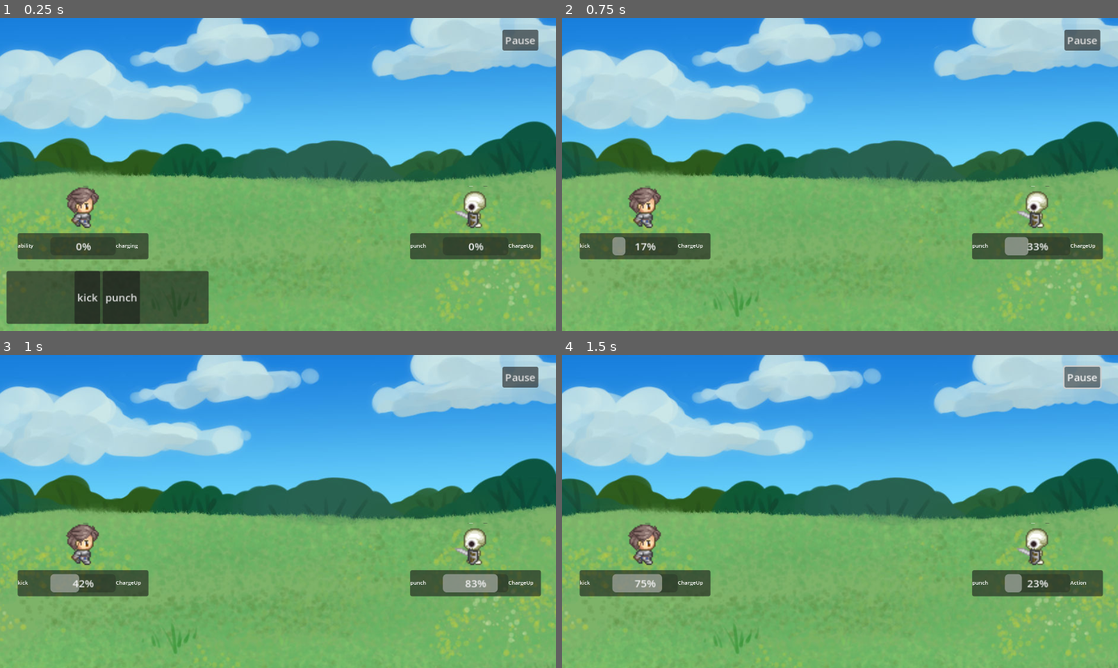
Above: before the commit, frames 1-4 (two rows, left to right).
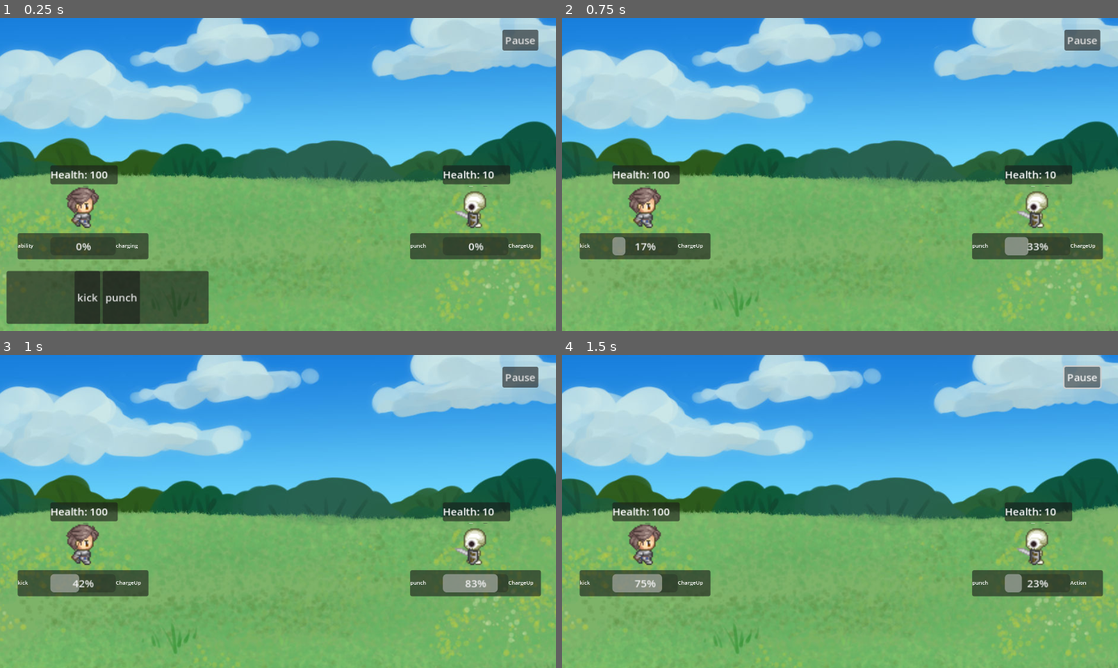
Above: after the commit, the same moments.

Repository: barnerd/RPG
Game: Godot game, scene res://BattleSystem/battle_system.tscn
The game is run twice, just before and just after one commit, with the same random seed, the same clock (stepped at 60 frames per second) and the same inputs. This scene is started directly instead of the project's main scene.
Inputs:
- Up to frame 1 (0.25 s): no input
- Up to frame 2 (0.75 s): click "kick" at 0.5 s
- Up to frame 3 (1 s): no input
- Up to frame 4 (1.5 s): click "Pause" at 1.25 s

The runs differ from the first frame. In frame 1, 1.5% of the frame differs, in the area x 9-92%, y 47-54%; in frame 2, 1.5%; in frame 3, 1.5%; in frame 4, 1.5%.

Commit message:
Battle System
Abilities do damage, actors have health, str, con, and can die. Battle will win or lose if one side is gone

Diff:
--- a/BattleSystem/Abilities/ability.gd
+++ b/BattleSystem/Abilities/ability.gd
@@ -4,6 +4,9 @@
 
 var state: AbilityData.State
 @onready var timer: Timer = $Timer
+
+var actor: BattleActor
+var targets: Array[BattleActor]: set = set_targets
 
 signal ability_finished()
 signal ability_state_changed(ability: Ability, old_state: AbilityData.State, new_state: AbilityData.State)
@@ -24,6 +27,7 @@
 			state = AbilityData.State.ACTION
 			$Timer.start(data.actionTime)
 		AbilityData.State.ACTION:
+			perform_ability_action()
 			state = AbilityData.State.COOLDOWN
 			$Timer.start(data.coolDownTime)
 			# choose new ability by emit signal
@@ -40,5 +44,25 @@
 		ability_state_changed.emit(self, AbilityData.State.IDLE, state)
 
 
+func stop_ability() -> void:
+	if(state == AbilityData.State.CHARGE_UP):
+		state = AbilityData.State.IDLE
+		$Timer.stop()
+		ability_state_changed.emit(self, AbilityData.State.CHARGE_UP, state)
+
+
+func perform_ability_action() -> void:
+	#print("targets: length: "+str(targets.size())+", targets: ")
+	#print(targets)
+	# consider moving this to a combat script
+	var damage_done = (data.damage + actor.str) - targets[0].con
+	print(actor.alias + " used "+data.alias+" for "+str(damage_done)+" damage to " + targets[0].alias)
+	targets[0].take_damage(data.damage)
+
+
+func set_targets(_targets: Array[BattleActor]) -> void:
+	targets = _targets;
+
+
 func _on_battle_system_battle_paused(value: bool) -> void:
 	$Timer.set_paused(value)
--- a/BattleSystem/Abilities/ability_data.gd
+++ b/BattleSystem/Abilities/ability_data.gd
@@ -4,7 +4,10 @@
 
 enum State {IDLE, CHARGE_UP, ACTION, COOLDOWN}
 
-@export_category("Timers")
+@export_group("Timers")
 @export var chargeUpTime: float
 @export var actionTime: float
 @export var coolDownTime: float
+
+@export_group("Function")
+@export var damage: float
--- a/BattleSystem/Abilities/kick.tres
+++ b/BattleSystem/Abilities/kick.tres
@@ -8,3 +8,4 @@
 chargeUpTime = 1.0
 actionTime = 3.0
 coolDownTime = 1.0
+damage = 3.0
--- a/BattleSystem/Abilities/punch.tres
+++ b/BattleSystem/Abilities/punch.tres
@@ -8,3 +8,4 @@
 chargeUpTime = 0.5
 actionTime = 1.0
 coolDownTime = 1.0
+damage = 11.0
--- a/BattleSystem/AbilitySelectorUI.gd
+++ b/BattleSystem/AbilitySelectorUI.gd
@@ -2,26 +2,35 @@
 
 @export var ability_button_scene: Resource
 var current_actor: BattleActor
+var enabled: bool
 
 signal ability_selected(ability: Ability)
 
 
 func generate_ability_buttons(actor: BattleActor) -> void:
-	print("creating UI buttons for abilities for " + actor.data.alias)
-	print("the player has " + str(actor.abilities.size()) + " abilities")
-	current_actor = actor
-	for i in actor.abilities:
-		var instance = ability_button_scene.instantiate() as AbilityButtonUI
-		instance.update_ability_data(i)
-		instance.ability_button_pressed.connect(_on_ability_button_pressed)
-		$HBoxContainer.add_child(instance)
+	if enabled:
+		current_actor = actor
+		for i in actor.abilities:
+			var instance = ability_button_scene.instantiate() as AbilityButtonUI
+			instance.update_ability_data(i)
+			instance.ability_button_pressed.connect(_on_ability_button_pressed)
+			$HBoxContainer.add_child(instance)
+		visible = true
 
 
 func _on_ability_button_pressed(ability: Ability) -> void:
 	current_actor.active_ability = ability
+	# TODO: set targets via UI
+	var battle_system = $".." as BattleSystem
+	current_actor.active_ability.set_targets(battle_system.get_battle_actors_from_group(battle_system.Battle_Group.ENEMY))
+
 	current_actor.start_ability()
-	# destory ability_buttons
+	# destroy ability_buttons
 	for i in $HBoxContainer.get_children():
 		i.queue_free()
 	visible = false
 	ability_selected.emit(ability)
+
+
+func enable_UI(_enable: bool) -> void:
+	enabled = _enable
--- a/BattleSystem/BattleActors/battle_actor.gd
+++ b/BattleSystem/BattleActors/battle_actor.gd
@@ -5,19 +5,62 @@
 # used to store multiples. i.e. Skeleton A, Skeleton B
 @export var alias: String
 
-@export var data: BattleActorData
+@export var data: BattleActorData: set = set_data
 var abilities: Array[Ability]
 var active_ability: Ability
 
+@export_group("Stats")
+@export var current_health: int: set = set_current_health
+@export var current_strength: int: set = set_current_strength
+var str: int:
+	get: return current_strength
+@export var current_constitution: int: set = set_current_constitution
+var con: int:
+	get: return current_constitution
 var battle_group: BattleSystem.Battle_Group
+var battle_system: BattleSystem
 
 signal battleUI_ability_required(actor: BattleActor)
+signal health_changed(old_value:int, new_value:int)
+signal actor_died(actor: BattleActor)
 
 
 func _ready() -> void:
 	$Sprite2D.set_texture(data.sprite)
 	$Sprite2D.set_hframes(3)
 	$Sprite2D.set_vframes(4)
+
+
+func set_data(_data: BattleActorData) -> void:
+	data = _data
+	current_health = data.max_health
+	current_strength = data.max_strength
+	current_constitution = data.max_constitution
+
+
+func set_current_health(_value: int) -> void:
+	var old_health = current_health
+	current_health = _value
+	health_changed.emit(old_health, current_health)
+
+
+func set_current_strength(_value: int) -> void:
+	current_strength = _value
+
+
+func set_current_constitution(_value: int) -> void:
+	current_constitution = _value
+
+
+func take_damage(_damage: int) -> void:
+	current_health -= _damage
+	if current_health <= 0:
+		_actor_death()
+
+
+func _actor_death() -> void:
+	actor_died.emit(self)
+	queue_free()
 
 
 func face_left(_left: bool = true) -> void:
@@ -30,6 +73,7 @@
 		# i is ablityData; data.abilitiyLevels[i] is the level
 		var instance = abilityScene.instantiate() as Ability
 		instance.data = i
+		instance.actor = self
 		instance.connect_battle_system_signals(_battle_system)
 		abilities.append(instance)
 		instance.ability_finished.connect(pick_ability)
@@ -57,7 +101,21 @@
 			new_ability = i
 			print(data.alias + " picked " + new_ability.data.alias)
 			break
+
+	# set targets
+	var targets
+	var all_actors = battle_system.get_battle_actors_by_group()
+	for i in all_actors.keys():
+		if i != battle_group:
+			targets = all_actors[i]
+	new_ability.set_targets(targets)
+
 	return new_ability
+
+
+func check_targets(_actor: BattleActor) -> void:
+	if active_ability.targets.find(_actor) != -1 && active_ability.state == AbilityData.State.CHARGE_UP:
+		active_ability.stop_ability()
 
 
 func start_ability() -> void:
--- a/BattleSystem/BattleActors/battle_actor.tscn
+++ b/BattleSystem/BattleActors/battle_actor.tscn
@@ -1,10 +1,11 @@
-[gd_scene load_steps=6 format=3 uid="uid://biq4aservwr5r"]
+[gd_scene load_steps=7 format=3 uid="uid://biq4aservwr5r"]
 
 [ext_resource type="Script" path="res://BattleSystem/BattleActors/battle_actor.gd" id="1_qxvgj"]
 [ext_resource type="Resource" uid="uid://bwrnem1ca2337" path="res://BattleSystem/BattleActors/skeleton.tres" id="2_dlr8c"]
 [ext_resource type="PackedScene" uid="uid://cio5hxdj4gr8g" path="res://BattleSystem/Abilities/ability.tscn" id="2_fi7ms"]
 [ext_resource type="Texture2D" uid="uid://chw1khwhhnu6r" path="res://Characters/PIPOYA FREE RPG Character Sprites 32x32/Male/Male 01-1.png" id="3_712pv"]
 [ext_resource type="Script" path="res://TimerBar.gd" id="4_r8dcx"]
+[ext_resource type="Script" path="res://BattleSystem/BattleActors/health_bar.gd" id="6_twiin"]
 
 [node name="BattleActor" type="Node2D"]
 script = ExtResource("1_qxvgj")
@@ -72,3 +73,24 @@
 text = "charging"
 scroll_active = false
 autowrap_mode = 0
+
+[node name="HealthBarPanel" type="Panel" parent="."]
+offset_left = -48.0
+offset_top = -64.0
+offset_right = 55.0
+offset_bottom = -35.0
+
+[node name="RichTextLabel" type="RichTextLabel" parent="HealthBarPanel"]
+layout_mode = 1
+anchors_preset = 14
+anchor_top = 0.5
+anchor_right = 1.0
+anchor_bottom = 0.5
+offset_top = -13.0
+offset_bottom = 12.0
+grow_horizontal = 2
+grow_vertical = 2
+text = "Health: 100"
+script = ExtResource("6_twiin")
+
+[connection signal="health_changed" from="." to="HealthBarPanel/RichTextLabel" method="_on_battle_actor_health_changed"]
--- a/BattleSystem/BattleActors/battle_actor_data.gd
+++ b/BattleSystem/BattleActors/battle_actor_data.gd
@@ -4,3 +4,8 @@
 @export var sprite: Texture2D
 
 @export var abilitiyLevels: Dictionary
+
+@export_group("Stats")
+@export var max_health: int
+@export var max_strength: int
+@export var max_constitution: int
--- /dev/null
+++ b/BattleSystem/BattleActors/health_bar.gd
@@ -0,0 +1,4 @@
+extends RichTextLabel
+
+func _on_battle_actor_health_changed(old_value, new_value) -> void:
+	set_text("Health: " + str(new_value))
--- a/BattleSystem/BattleActors/player.tres
+++ b/BattleSystem/BattleActors/player.tres
@@ -13,3 +13,6 @@
 ExtResource("1_g1wti"): 1,
 ExtResource("2_opgdm"): 1
 }
+max_health = 100
+max_strength = 5
+max_constitution = 5
--- a/BattleSystem/BattleActors/skeleton.tres
+++ b/BattleSystem/BattleActors/skeleton.tres
@@ -13,3 +13,6 @@
 ExtResource("2_1a5mp"): 1,
 ExtResource("1_x8oc6"): 1
 }
+max_health = 10
+max_strength = 1
+max_constitution = 1
--- a/BattleSystem/battle_system.gd
+++ b/BattleSystem/battle_system.gd
@@ -3,6 +3,8 @@
 signal battle_started()
 signal battle_paused(value: bool)
 signal battle_ended()
+signal battle_won()
+signal battle_lost()
 
 @export var playerData: BattleActorData # change to BattleActor later
 @export var enemyData: BattleActorData # change to BattleActor later
@@ -12,6 +14,7 @@
 
 enum Battle_Group {PLAYER, ENEMY}
 var battle_actors_by_group = {}
+
 
 func _init() -> void:
 	battle_actors_by_group[Battle_Group.PLAYER] = [] as Array[BattleActor]
@@ -43,9 +46,12 @@
 func generate_battle_actor(_data: BattleActorData, _left_side: bool) -> void:
 	var instance = battleActorScene.instantiate() as BattleActor
 	instance.data = _data
+	instance.alias = instance.data.alias # add to name for multiple, i.e. Skeleton A, Skeleton B
+	instance.battle_system = self
 	instance.face_left(not _left_side)
 	instance.generate_ability_nodes(self)
 	instance.battleUI_ability_required.connect(on_battleUI_ability_required)
+	instance.actor_died.connect(on_actor_died)
 	battle_started.connect(instance.pick_ability)
 	if _left_side:
 		instance.battle_group = Battle_Group.PLAYER
@@ -57,11 +63,27 @@
 		$RightSide.add_child(instance)
 
 
-func on_battleUI_ability_required(actor: BattleActor) -> void:
+func on_actor_died(_actor: BattleActor) -> void:
+	print("battle system knows that " + _actor.alias + " has died")
+	# remove actor from list
+	battle_actors_by_group[_actor.battle_group].erase(_actor)
+	# if last actor on side, win/lose
+	if battle_actors_by_group[_actor.battle_group].size() == 0:
+		if _actor.battle_group == Battle_Group.PLAYER:
+			_on_battle_loss()
+		else:
+			_on_battle_win()
+	# have each actor check their targets
+	else:
+		for i in battle_actors_by_group:
+			for j in battle_actors_by_group[i]:
+				battle_actors_by_group[i][j].check_targets(_actor)
+
+
+func on_battleUI_ability_required(_actor: BattleActor) -> void:
 	set_paused(true)
 	print("need to pick ability and launch UI")
-	$AbilitySelectorUI.generate_ability_buttons(actor)
-	$AbilitySelectorUI.visible = true
+	$AbilitySelectorUI.generate_ability_buttons(_actor)
 
 
 func _on_ability_button_pressed(_ability: Ability) -> void:
@@ -80,6 +102,23 @@
 	return battle_actors_by_group.duplicate(true)
 
 
+func _on_battle_win() -> void:
+	battle_won.emit()
+	print("Battle Won!")
+	_on_battle_end()
+
+
+func _on_battle_loss() -> void:
+	battle_lost.emit()
+	print("Battle Loss!")
+	_on_battle_end()
+
+
+func _on_battle_end() -> void:
+	battle_ended.emit()
+	battle_paused.emit(true)
+
+
 # signal for death?
 # all loot to lootCollection
 # onDeath check if all battleActors on one side is dead
--- a/BattleSystem/battle_system.tscn
+++ b/BattleSystem/battle_system.tscn
@@ -47,5 +47,7 @@
 layout_mode = 2
 alignment = 1
 
+[connection signal="battle_ended" from="." to="AbilitySelectorUI" method="enable_UI" binds= [false]]
+[connection signal="battle_started" from="." to="AbilitySelectorUI" method="enable_UI" binds= [true]]
 [connection signal="pressed" from="Pause Button" to="." method="_on_pause_button_pressed"]
 [connection signal="ability_selected" from="AbilitySelectorUI" to="." method="_on_ability_button_pressed"]
